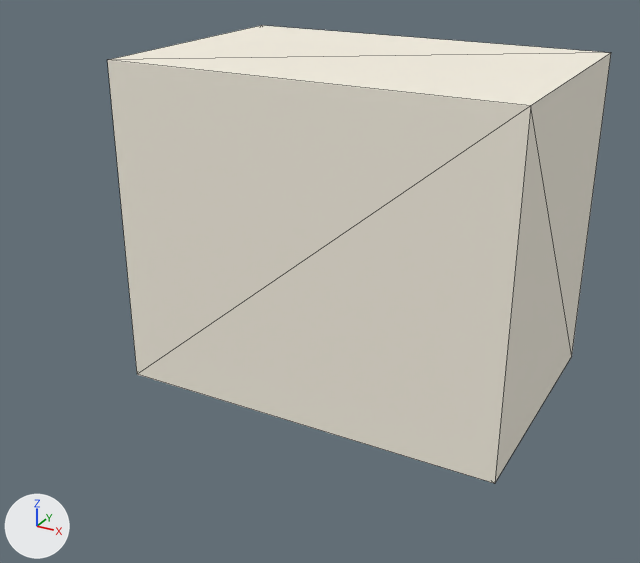
Before and after pictures for a commit that changed the glTF model storage/picture/mocan-44.glb.
Camera for both pictures: a 50 mm camera at (0.1127, -0.2314, 0.1427) aimed at (-0.0023, -0.0222, 0.0381). The axes (+X, +Y, +Z) are drawn at lower left. The lights are the same throughout. The picture after the commit comes second. Mesh edges are drawn as thin lines. Vertices at exactly the same position are counted once.

Names of what the first picture shows: 'furniture'.
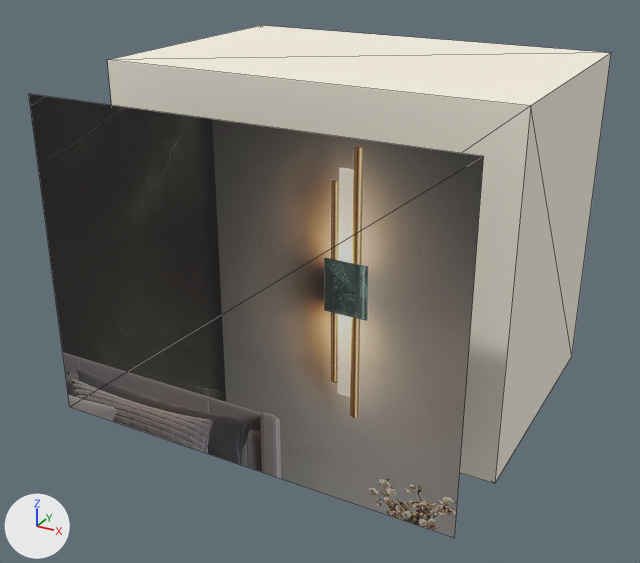
Scene script edits in JSON lines:
```json
{"op": "add", "block": "img_image_0", "code": ["img_image_0 = load_image('Image_0', '_unpacked/Image_0', 850, 850, 'sRGB')"]}
{"op": "add", "block": "mat_photo", "code": ["mat_photo = principled_material('photo')", "mat_photo.texture = img_image_0", "mat_photo.roughness = 0.85"]}
{"block": "me_mesh_0", "where": "# used by ob_furniture; location = (0.0, 0.0, 0.0)"}
{"block": "me_mesh_0", "where": "# verts and faces of me_mesh_0; kept vertices keep their numbers, new ones are numbered from 8"}
{"op": "remove", "block": "me_mesh_0", "code": "me_mesh_0.from_pydata(...)  # 8 vertices, 12 faces; spans x -0.06..0.06, y -0.04..0.04, z 0.0..0.1"}
{"op": "add", "block": "me_mesh_0", "code": "me_mesh_0.from_pydata(...)  # 12 vertices, 14 faces; spans x -0.06..0.06, y -0.07..0.04, z 0.0..0.1"}
{"block": "me_mesh_0", "change": "me_mesh_0 part 1"}
{"op": "add", "block": "me_mesh_0", "code": "verts[8] = (-0.06, -0.07, 0.004)  # pixel (69, 406)"}
{"op": "add", "block": "me_mesh_0", "code": "verts[9] = (0.06, -0.07, 0.004)  # pixel (454, 537)"}
{"op": "add", "block": "me_mesh_0", "code": "verts[10] = (0.06, -0.07, 0.096)  # pixel (483, 156)"}
{"op": "add", "block": "me_mesh_0", "code": "verts[11] = (-0.06, -0.07, 0.096)  # pixel (28, 93)"}
{"op": "add", "block": "me_mesh_0", "code": "faces += [(8, 9, 10), (8, 10, 11)]  # mat_photo (picture img_image_0)"}
{"op": "add", "block": "me_mesh_0", "code": "me_mesh_0.materials.append(mat_photo)  # picture img_image_0"}
```

Location of each change, [x1, y1, x2, y2] in pixels of the pictures (640 x 563 px):
```json
{"object": "furniture", "change": "reshaped", "before": [107, 25, 611, 483], "after": [29, 25, 611, 538], "on screen": "15% wider, 12% taller"}
{"part": 1, "of": "me_mesh_0", "change": "added", "after": [29, 94, 484, 538]}
```
